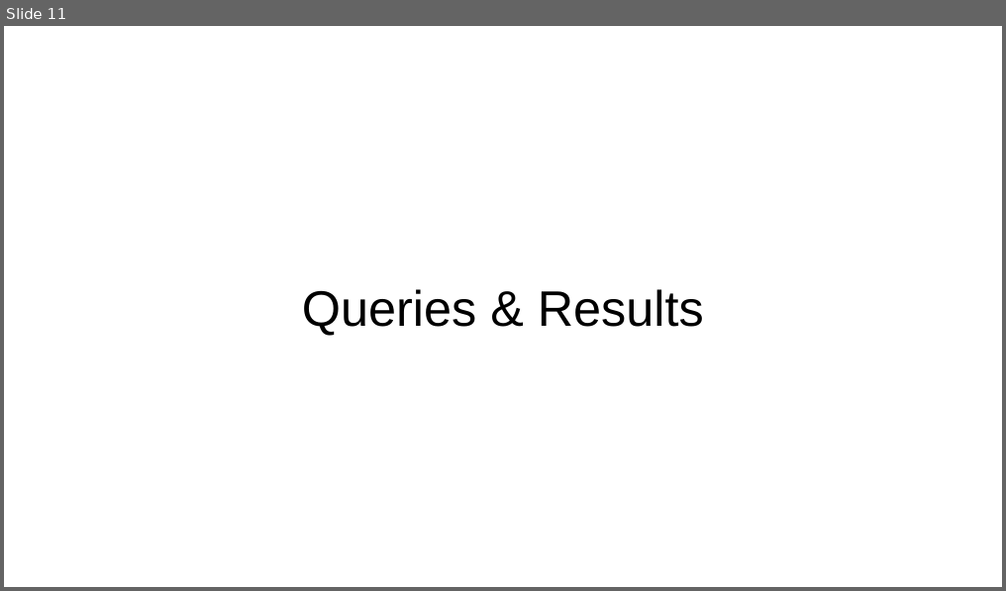
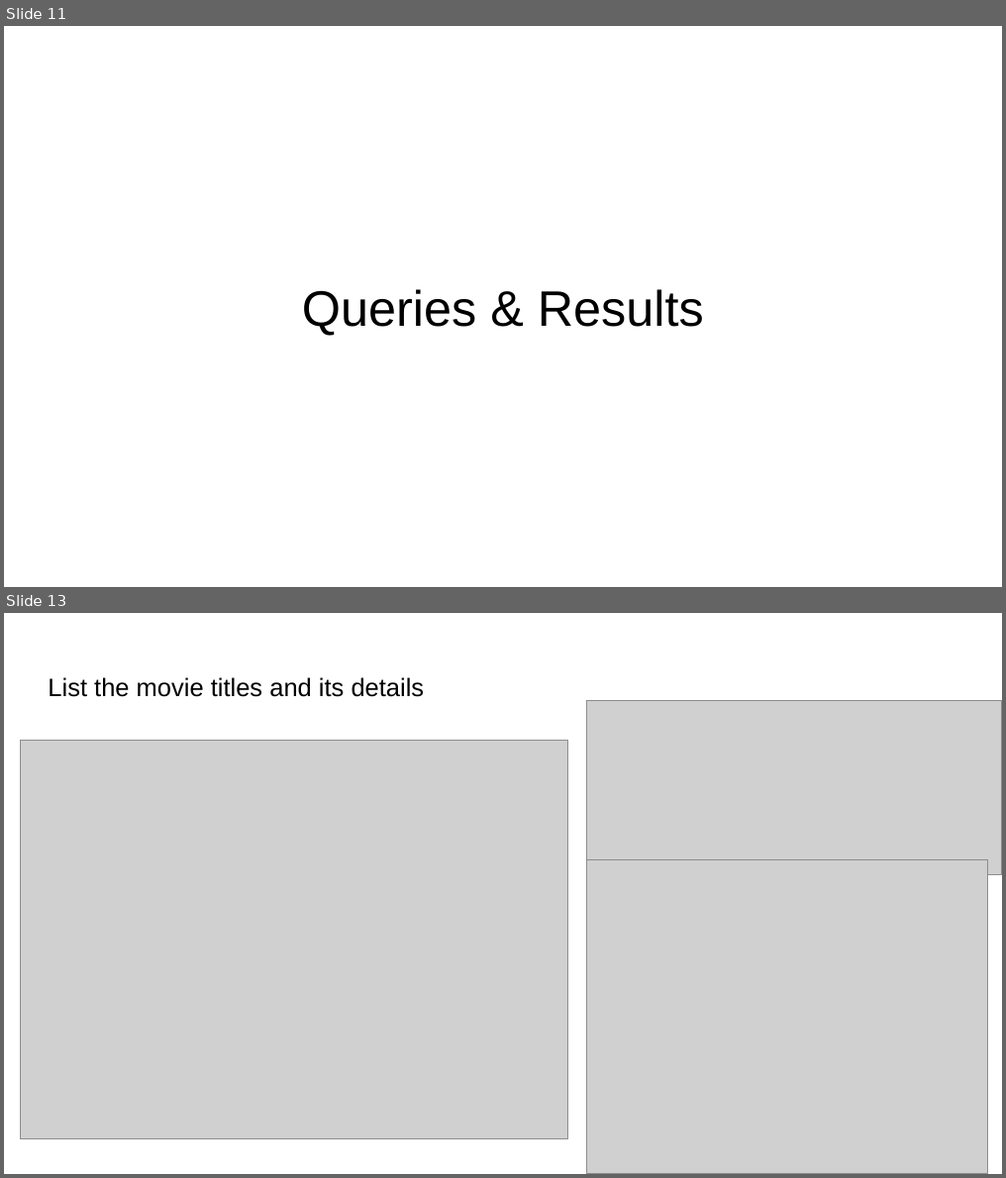
Before and after one commit to reda-mohsen/Movies_Ontology, a slide deck: Movies Ontology.pptx. Shown one above the other, each under a label of ours: slide 11 before the commit, slides 11 and 13 after it; the slides between them are not shown. The pictures are 1006x591 and 1006x1178 pixels, drawn with LibreOffice and Linux fonts; fonts in the diff are those of the drawing; grey boxes stand for pictures. Boxes give left, top, right and bottom in pixels: in the first picture for what was removed or moved away, otherwise in the second. Text is boxed around its words. In the diff, an @@ line names an element or a change of style, - is before the commit and + after.

```diff
--- a/Movies Ontology.pptx
+++ b/Movies Ontology.pptx
@@ slide 13 added at bbox=[4, 613, 1002, 1174], background #FFFFFF @@
@@ title added at bbox=[48, 677, 425, 697], 18.2 pt, text #000000 @@
+List the movie titles and its details
@@ picture added at bbox=[587, 701, 1002, 875] @@
@@ picture added at bbox=[21, 741, 568, 1139] @@
@@ picture added at bbox=[587, 861, 987, 1174] @@
```
Also in this commit, not shown: 1 slide changed, 2 other slides added.
